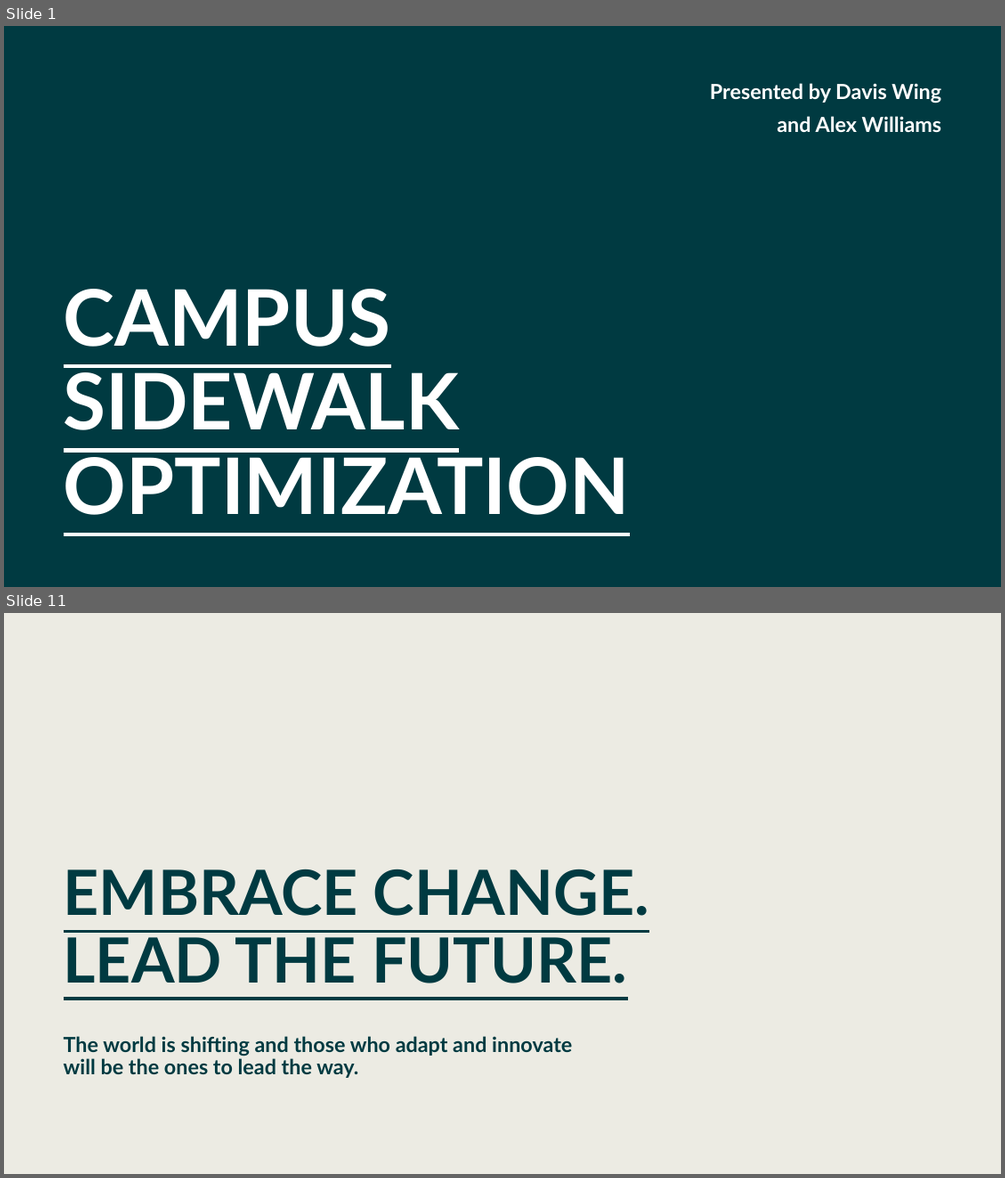
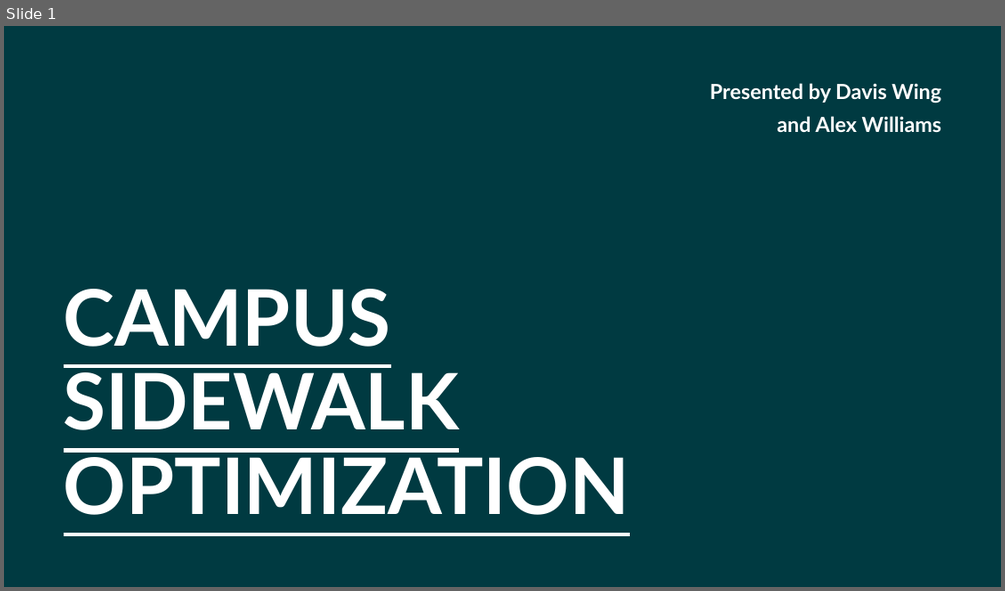
Before and after one commit to AleRicWil/OptProj2026, a slide deck: presentation.pptx. Shown one above the other, each under a label of ours: slides 1 and 11 before the commit, slide 1 after it; the slides between them are not shown. The pictures are 1005x1178 and 1005x591 pixels, drawn with LibreOffice and Linux fonts; fonts in the diff are those of the drawing. Boxes give left, top, right and bottom in pixels: in the first picture for what was removed or moved away, otherwise in the second. Text is boxed around its words. In the diff, an @@ line names an element or a change of style, - is before the commit and + after.

```diff
--- a/presentation.pptx
+++ b/presentation.pptx
@@ slide 11 removed at box(4, 613, 1001, 1174), background #ECEBE3 @@
@@ title removed at box(64, 869, 649, 983) @@
-EMBRACE CHANGE. LEAD THE FUTURE.
@@ text removed at box(64, 1036, 572, 1078) @@
-The world is shifting and those who adapt and innovate will be the ones to lead the way.
```
Also in this commit, not shown: 2 slides changed, 7 slides added, 7 other slides removed, 6 other files.
